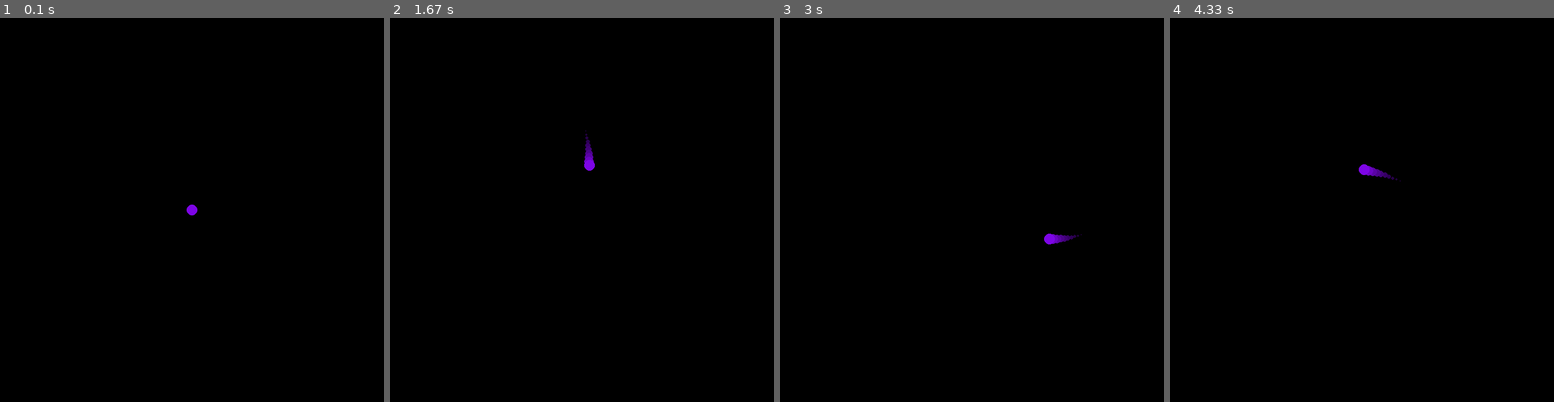
Above: before the commit, frames 1-4 (left to right).
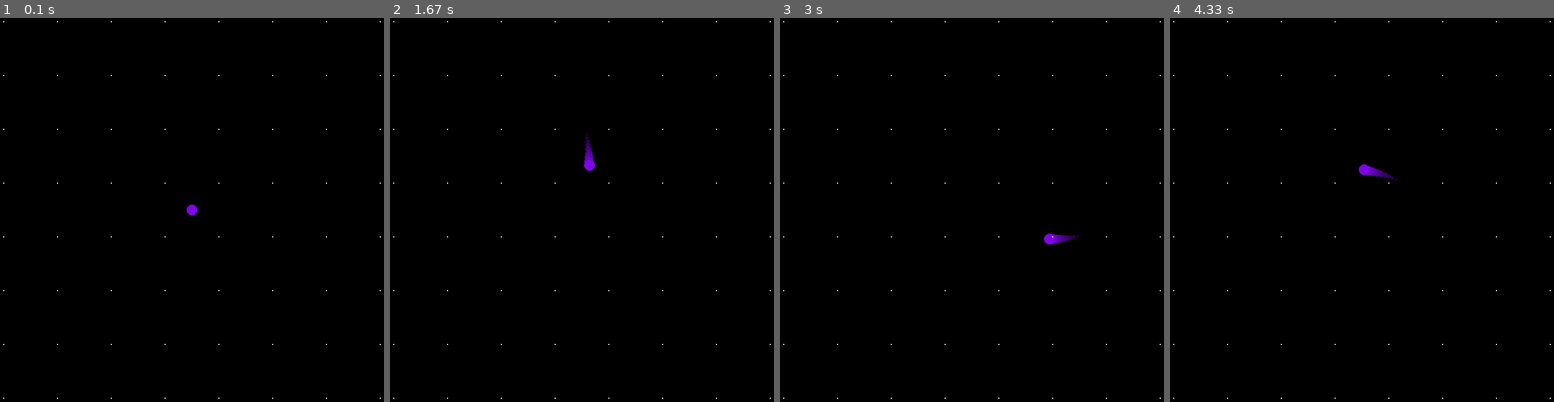
Above: after the commit, the same moments.

Repository: cdcformatc/PyPart
Game: pygame game, started from balltest.py
Two runs of this game, one before a commit and one after it. Both use one fixed random seed, a clock stepped at 60 frames per second and the inputs below. The source is Python 2; it was converted automatically to run under Python 3.
Inputs (mouse positions are in pixels of both pictures, inside the frame that each line leads up to):
- Up to frame 1 (0.1 s): no input
- Up to frame 2 (1.67 s): click (562, 233) at 0.38 s; click (466, 213) at 0.72 s; click (651, 41) at 1.05 s; click (593, 48) at 1.38 s
- Up to frame 3 (3 s): click (979, 259) at 1.72 s; click (1094, 286) at 2.05 s; click (1098, 167) at 2.38 s; click (1148, 171) at 2.72 s
- Up to frame 4 (4.33 s): click (1530, 306) at 3.05 s; click (1385, 190) at 3.38 s; click (1254, 125) at 3.72 s; click (1492, 263) at 4.05 s

The runs differ from the first frame. In frame 1, less than 0.1% of the frame differs, in the area x 0-100%, y 0-100%; in frame 2, less than 0.1%; in frame 3, less than 0.1%; in frame 4, less than 0.1%.

Commit message:
Add grid dots

Diff:
--- a/balltest.py
+++ b/balltest.py
@@ -24,7 +24,6 @@
     if x[pygame.K_ESCAPE] or x[pygame.K_q] or x[pygame.K_BREAK]:
         pygame.event.post(pygame.event.Event(pygame.QUIT))
 
-
 def main():
     pygame.init()
     clock = pygame.time.Clock()
@@ -34,10 +33,17 @@
     font = pygame.font.SysFont("Courier New", 18)
     black = 0, 0, 0
 
-    ball = Particle(screen.get_rect(), max_speed=15, color=(125,5,230), gravity=GRAVITY,friction=FRICTION_COEFFICIENT)
+    ball = Particle(screen.get_rect(), max_speed=15, color=(125,5,230), gravity=GRAVITY, friction=FRICTION_COEFFICIENT)
+
+    grid = []
+
+    for i in range(100, FIELD_SIZE, 100):
+        for j in range(100, FIELD_SIZE, 100):
+            new = Particle(screen.get_rect(), size=1, max_speed=0, color=(255,255,255), gravity=0, friction=0)
+            new.set(i,j)
+            grid.append(new)
 
     done = False
-
     while not done:
         dt = clock.tick(FRAME_RATE) #limit to 120 fps
         screen.fill(black)
@@ -53,6 +59,9 @@
 
         ball.move()
         ball.draw(screen)
+
+        for dot in grid:
+            dot.draw(screen)
 
         pygame.display.flip()
     pygame.quit()
